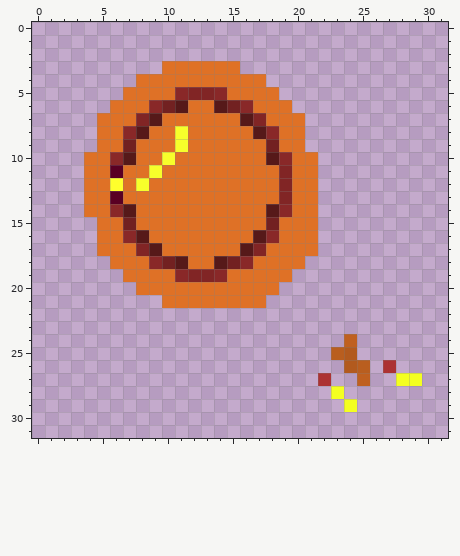
File history of a pixel-art sprite, Fire_ball_3.png. The picture above is the old version.
The file is 128x128 pixels, drawn in blocks of 4x4; one block is one cell here.
After the commit:
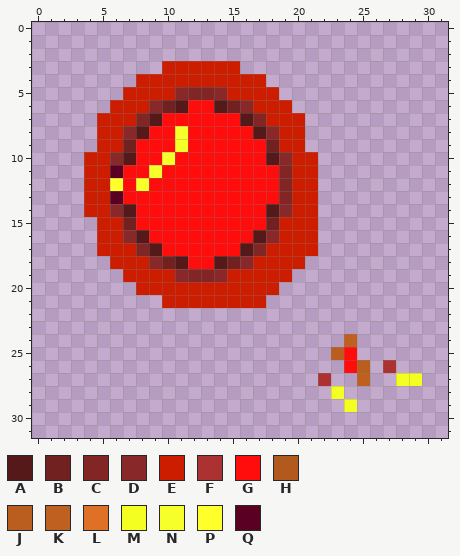
Palette (. is transparent): A #561919  B #722121  C #812525  D #892828  E #cc1d00  F #ac3232  G #ff0d0d  H #b25a1e  J #b95e1f  K #bf6020  L #df7126  M #f4ff21  N #f7ff2b  P #ffff2c  Q #590023
Difference:
Changed rows in their new state; - is an unchanged pixel.
first column x 4:
 3 ------EEEEEE------
 4 ----EEEEEEEEEE----
 5 ---EEEE----EEEE---
 6 --EEE---GG---EEE--
 7 -EEE--GGGGGG--EEE-
 8 -EE--GG-GGGGG--EE-
 9 -EE-GGG-GGGGGG-EE-
10 EE--GG-GGGGGGG--EE
11 EE-GG-GGGGGGGGG-EE
12 EE-G-GGGGGGGGGG-EE
13 EE-GGGGGGGGGGGG-EE
14 EE--GGGGGGGGGG--EE
15 -EE-GGGGGGGGGG-EEE
16 -EE--GGGGGGGG--EEE
17 -EEE--GGGGGG--EEEE
18 --EEE---GG---EEEE-
19 ---EEEE----EEEEE--
20 ----EEEEEEEEEEE---
21 ------EEEEEEEE----
first column x 24:
25 G
26 G
Pixel boxes of the changes (left, top, right, bottom) in both pictures:
changed: (84, 61, 318, 308)
changed: (344, 347, 357, 373)
